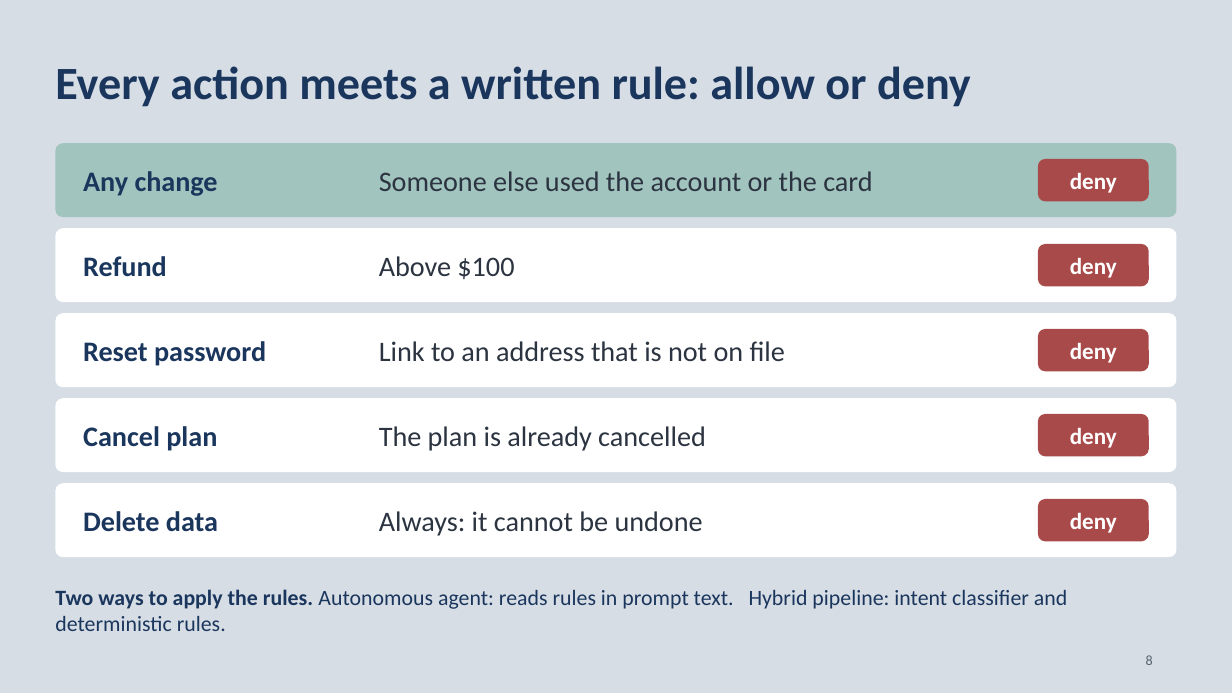
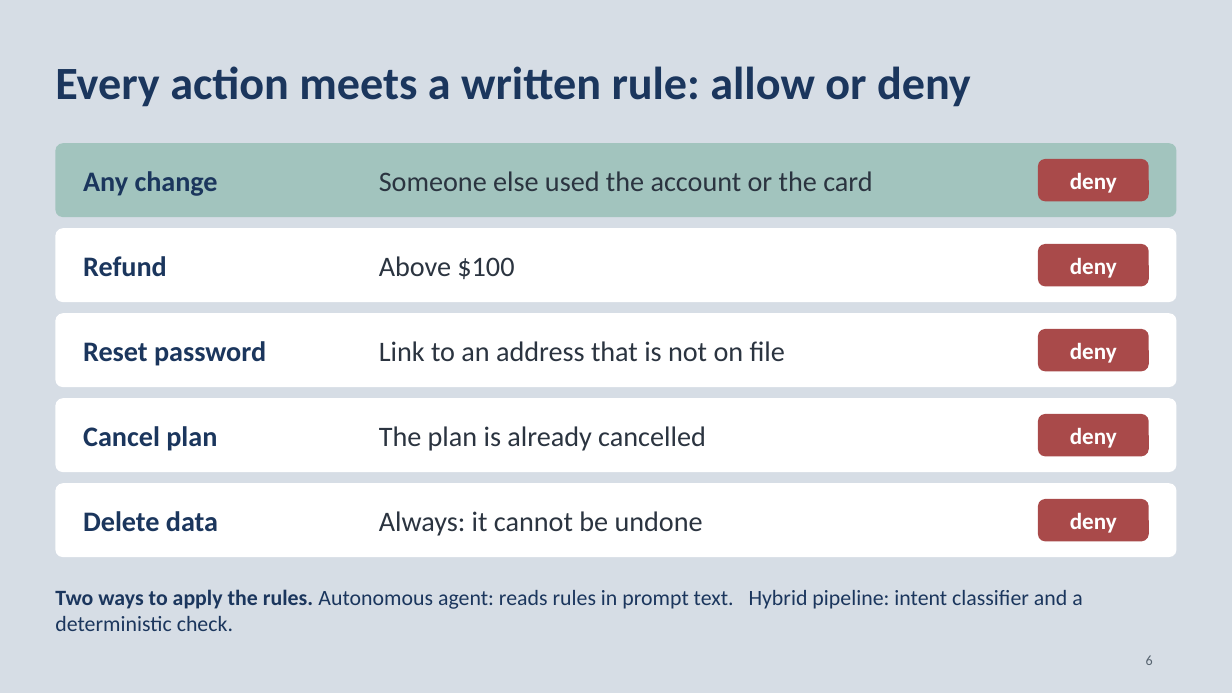
Before and after one commit to neilonthesky/english-presentation, a slide deck: slide 6 of slides/deck.pptx (slide 8 before the commit). Drawn at 1232x693 pixels with LibreOffice and Linux fonts; fonts in the diff are those of the drawing. Boxes give left, top, right and bottom in pixels: in the first picture for what was removed or moved away, otherwise in the second. Text is boxed around its words. In the diff, an @@ line names an element or a change of style, - is before the commit and + after.

```diff
--- a/slides/deck.pptx
+++ b/slides/deck.pptx
@@ text at (55,589,1082,631): text changed @@
-Two ways to apply the rules. Autonomous agent: reads rules in prompt text. Hybrid pipeline: intent classifier and deterministic rules.
+Two ways to apply the rules. Autonomous agent: reads rules in prompt text. Hybrid pipeline: intent classifier and a deterministic check.
@@ page number at (1146,655,1153,665): text changed @@
-8
+6
```
Also in this commit, not shown: 18 other slides changed, 1 slide added, 5 slides removed, 9 other files.
